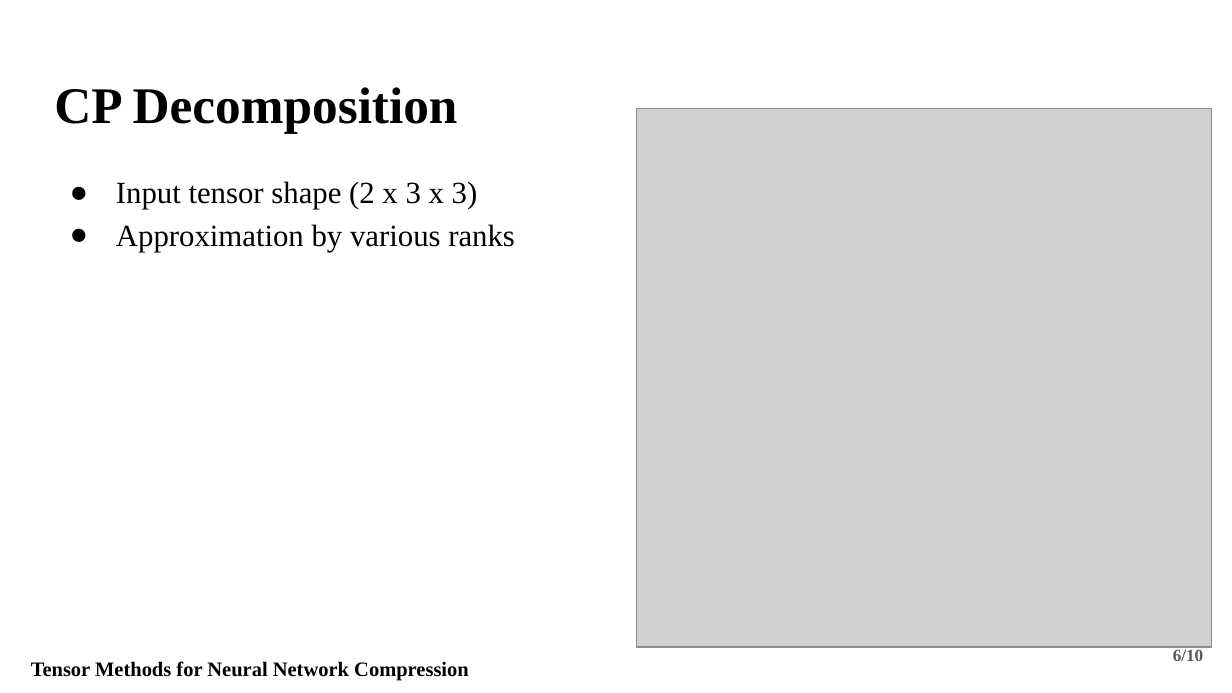
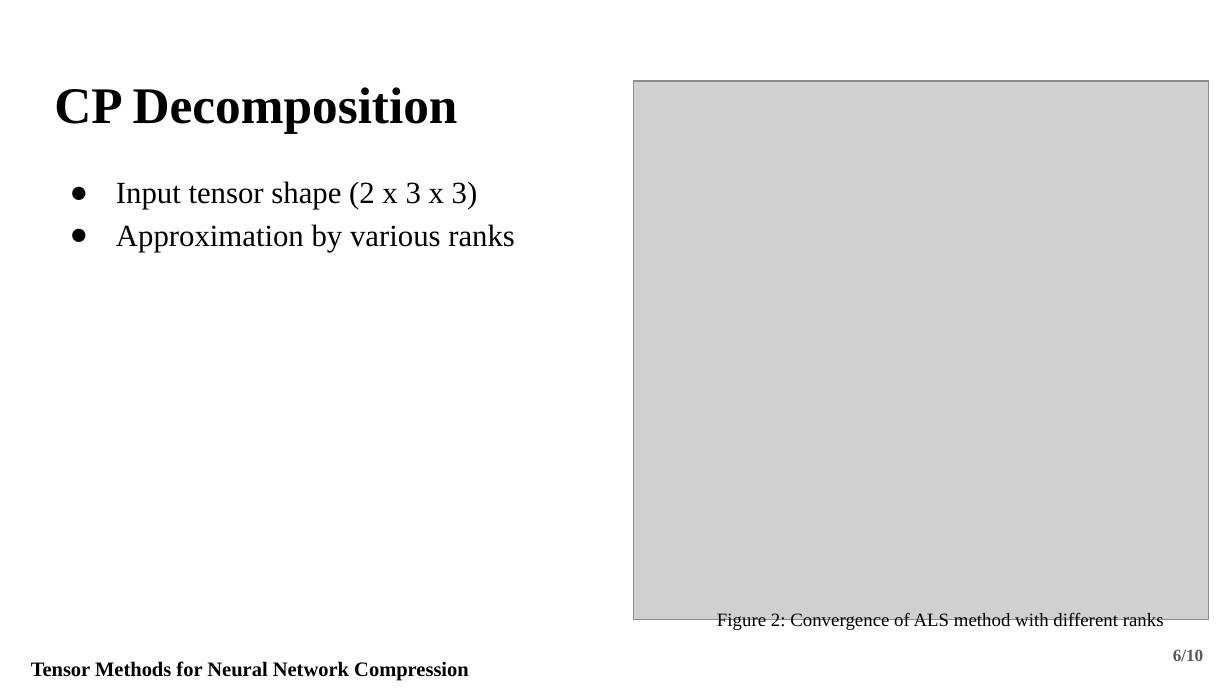
Before and after one commit to Fraunhofer-SCAI/canonical-cnn, a slide deck: slide 6 of Presentation/Fraunhofer_Presentation.pptx. Drawn at 1232x693 pixels with LibreOffice and Linux fonts; fonts in the diff are those of the drawing; grey boxes stand for pictures. Boxes give left, top, right and bottom in pixels: in the first picture for what was removed or moved away, otherwise in the second. Text is boxed around its words. In the diff, an @@ line names an element or a change of style, - is before the commit and + after.

```diff
--- a/Presentation/Fraunhofer_Presentation.pptx
+++ b/Presentation/Fraunhofer_Presentation.pptx
@@ picture: place and size @@
-picture at box(637, 108, 1211, 647)
+picture at box(633, 81, 1207, 620)
@@ text added at box(717, 612, 1164, 631), 11 pt, text #000000 @@
+Figure 2: Convergence of ALS method with different ranks
```
Also in this commit, not shown: 8 other slides changed, 1 slide added, 1 other file.
